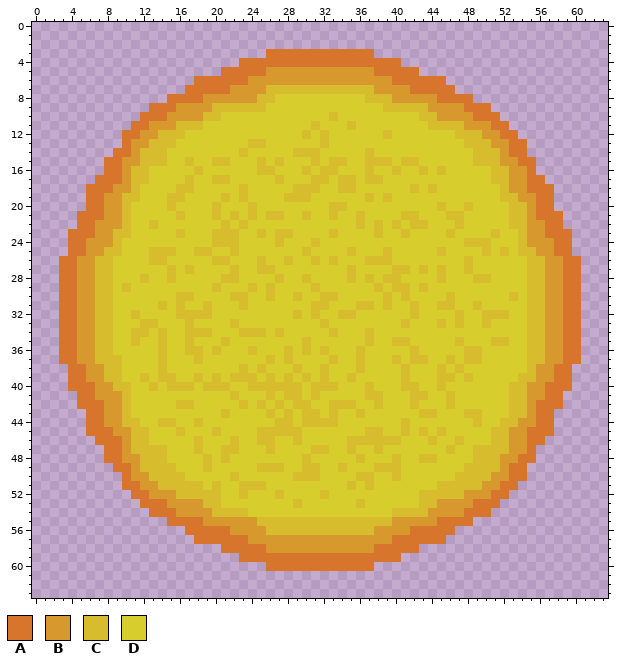
Pixel-art file: Sprite Source Files/Objects/dietrich_sun.ase. Above: the version before the commit.
64x64 pixels, 1 frame. Colours within 5 levels of each other are drawn and written as one.
Palette (. is transparent): A #d7752d  B #d7992d  C #d7bc2d  D #d7ce2d
Pixels before (only the part around the change), first column x 0:
 0 ................................................................
 1 ................................................................
 2 ................................................................
 3 ..........................AAAAAAAAAAAA..........................
 4 .......................AAAAAAAAAAAAAAAAAA.......................
 5 .....................AAAAABBBBBBBBBBBBAAAAA.....................
 6 ..................AAAAAABBBBBBBBBBBBBBBBAAAAAA..................
 7 .................AAAAABBBBCCCCCCCCCCCCBBBBAAAAA.................
 8 ...............AAAABBBBBBCCDDDDDDDDDDCCCBBBBBAAAA...............
 9 .............AAABBBBCCCCCCDDDDDDDDDDDDDCCCCCBBBBAAA.............
10 ............AAABBBBCCDDDDDDDDDDDDCDDDDDDDDDCCBBBBAAA............
11 ...........AABBBCCCDDDDDDDDDDDDCDDDCDDDDDDDDCCCCBBBAA...........
12 ..........AABBCCCDDDDDDDDDDDDDCDCDDDDDDCDDDDDDDCCCBBAA..........
13 ..........ABBCCCDDDDDDDDCCDDDDDDCDDDDDDDDDDDDDDDCCCBBAA.........
14 .........AABCCCDDDDDDDDCDDDDDCCCDDDDDCDDDDDDDDDDDCCCBAA.........
15 ........AABBCCCDDCDDCCDDDCDCDDDCDCCDDCCCDCCDDDDDDCCCBBAA........
16 ........AABCCDDDDDCDDDDDDCCDDDCDCCDDDCDDCDDCDCDDDDDCCBBA........
17 .......AAABCCDDDDCDDCCDDDDDCDDDCCDCCDCCDDDDDDDDDDDDCCBBAA.......
18 ......AAABBCDDDDCCDDDDDCDDDDDCCCDDCCDDDDDDCDCDDDDDDDCBBAAA......
19 ......AABBCCDDDCCDDDDCDCDDDDCCCDDDDDDCDCDDDDDDDDDDDDCCBBAA......
20 ......AABBCDDDDCDDDDCDDDCDDDDDDDDCCDDDDDDDDDDCDDCDDDDCCBAA......
21 .....AAABBCDDDDDCDDDCDCDCDCCDDCDDCDDCDDDDCCDDDCCDDDDDCCBAAA.....
22 .....AABBBCDDCDDDDDDDCDCDDDDDDDDDDDDCDCDCDCCDDDCDDDDDCCBBAA.....
23 ....AAABBCCDDDDDCDDDCCCDDCDCCDDDDCDDDDCDDCDDDDCDDDDCDDCBBAAA....
24 ....AABBBCDDDDDDDDDDCCCDDDDCDDDCDDDDDDDDDDDDDDDDCCCDDDCBBBAA....
25 ....AABBCCDDDCCCDDCCDDCDDDDDDDCDDDDCDDDCDDDDDCDDDDCDCDCCBBAA....
26 ...AABBCCDDDDCCDDDDDCCDDDCDDCDDCDCDDDCCCDDDDDDDDCDDDDDDCCBBAA...
27 ...AABBCCDDDDDDCDCDDDDCDDCCDDDDDDDDCDDDDCCDCDCDDCDDDDDDCCBBAA...
28 ...AABBCCDDDCDDCDDDDDCCDDDDCDDCDDDDCDCDCCDDDDCDDDCCDDDDCCBBAA...
29 ...AABBCCDCDDDDDDDDDCDDDCDCDDDDCDDDDDDCDCCDCDDDDDDDDDDDCCBBAA...
30 ...AABBCCDDDDDDDCCDDDDCCDDCDDCDDCCDDDDDCDCDDDDCDDDDDDCDCCBBAA...
31 ...AABBCCDDDDDCDCDDCDDDCDDDDDDDCCDDDCCDCDDCDDCCDDCDDDDDCCBBAA...
32 ...AABBCCDDCDDDDCCCCDDDDDDDDDCDCDDCCDDDDDDCDDDDCDDCCCDDCCBBAA...
33 ...AABBCCDDDCCDDDCDDDDCDDDDDDDDDCDDDDDDDDCDDDCDCDDCDDDDCCBBAA...
34 ...AABBCCDDCCDCDDCCCDDDCCCDCDDDDDCDDDCDDDDDDDDDDDDDDDDDCCBBAA...
35 ...AABBCCDDCDDCDDCDDDCDDDDDDDDCDDDDDDCDDCCDDDDDCDDDCCDDCCBBAA...
36 ...AABBCCDDDDDCDDCCDCDDDCDDDCDCDCDDDCDDDDDCDDDDDCCDDDDDCCBBAA...
37 ...AABBCCCDDDDCDDDCDDDDDDDCDCDDDDCDDCDDDCDCCDDCDCCDDDDDCCBBAA...
38 ....AABBCCDDDDCDDDDDDDDCDCDDDCDDCDDDCDDDDCDDDCDCDDDDDDDCBBAA....
39 ....AABBCCDDCDCCDDCDCDCCCDCDCDCDCDDCDDDDDCDDDCCDCDDDDDCCBBAA....
40 ....AAABBCCDDCDCCCDCCCDDCCCCCCDCCCDDDCDDDCCDDCDDDDDDDCCBBAAA....
41 .....AABBBCDDDDDDDDDDDCDDDCDCCDCDDDDDCCDDDCCDDCDDDDDDCCBBAA.....
42 .....AAABBCDDDDDCCDDDDDCDCDCDCCDDCCCDDCDDDCDDDCDDDDDDCCBAAA.....
43 ......AABBCDDDDDDDDDDCDDDDCDCDCCDCDDCDDDDDDCCDDDCCDDDCCBAA......
44 ......AABBCCDDCCDDCDDDDDDDDCCDCCCCDDDDDDDCDDDDDDDCDDCCBBAA......
45 ......AAABBCCDDDCDDDCDDDDCCCCCDDDDDDDCCDDCDCDCDDDDDCCBBAAA......
46 .......AAABCCDDDDDCDDDCDDCCDDCDDDDDCCCCCCDDDCDDCDDDCCBBAA.......
47 ........AABCCCCDDDCDDCCDDDCDDDDCCDDCDDCDDDDDDDCDDCCCCBBA........
48 ........AABBCCCDDDDCDCDDDDDDDDCDDDDDCDDDCDDCCDDDDCCCBBAA........
49 .........AABCCCCDDDCDDDDDCCCDDCCDDCDDDCCCDDDDDDDCCCCBAA.........
50 ..........ABBCCCCDDDDDCDDDDDDCCCDDDDCCDDCDDDDDDCCCCBBAA.........
51 ..........AABBCCCCCDCDDCCCDDDDDDDDDCDCDDDDDDDCCCCCBBAA..........
52 ...........AABBBCCCCCDDCDDDCDDDDCDDDDDDDDDDCCCCCBBBAA...........
53 ............AAABBBBCCDDDDDDDDCDDDDDDCDDDDDDCCBBBBAAA............
54 .............AAABBBBCCCCDDDDDDDDDDDDDDDDCCCCBBBBAAA.............
55 ...............AAAABBBBBBCCCCCCCCCCCCCCCBBBBBAAAA...............
56 .................AAAAABBBBCCCCCCCCCCCCBBBBAAAAA.................
57 ..................AAAAAABBBBBBBBBBBBBBBBAAAAAA..................
58 .....................AAAAABBBBBBBBBBBBAAAAA.....................
59 .......................AAAAAAAAAAAAAAAAAA.......................
60 ..........................AAAAAAAAAAAA..........................
61 ................................................................
62 ................................................................
63 ................................................................
After the commit:
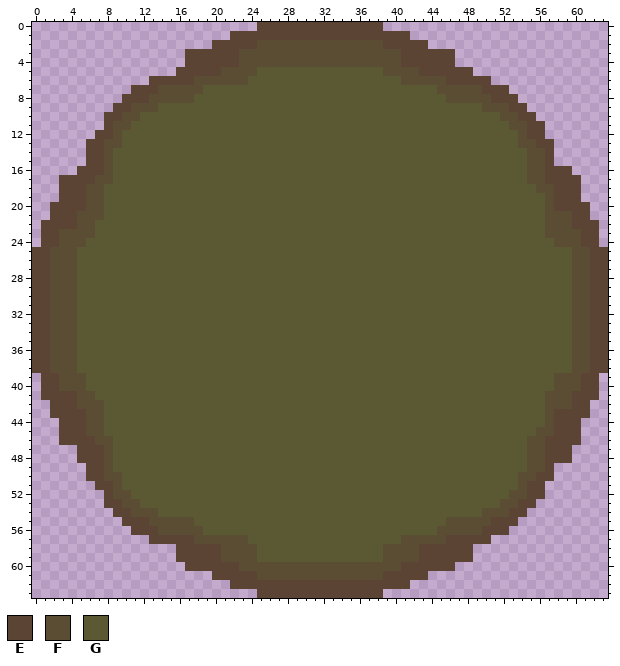
Colours new in this view: E #5b4433  F #5b4d33  G #5b5933
The exact change:
Changed rows in their new state; - is an unchanged pixel.
first column x 0:
 0 -------------------------EEEEEEEEEEEEEE-------------------------
 1 ----------------------EEEEEEEEEEEEEEEEEEEE----------------------
 2 --------------------EEEEEFFFFFFFFFFFFFFEEEEE--------------------
 3 -----------------EEEEEEFFFFFFFFFFFFFFFFFFEEEEEE-----------------
 4 -----------------EEEEEEFFFFFFFFFFFFFFFFFFEEEEEE-----------------
 5 ----------------EEEEEFFFFGGGGGGGGGGGGGGFFFFEEEEEE---------------
 6 -------------EEEEEFFFFFFGGGGGGGGGGGGGGGGGFFFFFEEEEE-------------
 7 -----------EEEFFFFFGGGGGGGGGGGGGGGGGGGGGGGGGGFFFFFEEE-----------
 8 ----------EEEFFFFFGGGGGGGGGGGGGGGGGGGGGGGGGGGGFFFFFEEE----------
 9 ---------EEFFFGGGGGGGGGGGGGGGGGGGGGGGGGGGGGGGGGGGGFFFEE---------
10 --------EEFFGGGGGGGGGGGGGGGGGGGGGGGGGGGGGGGGGGGGGGGGFFEE--------
11 --------EFFGGGGGGGGGGGGGGGGGGGGGGGGGGGGGGGGGGGGGGGGGGFFEE-------
12 -------EEFGGGGGGGGGGGGGGGGGGGGGGGGGGGGGGGGGGGGGGGGGGGGFEE-------
13 ------EEFFGGGGGGGGGGGGGGGGGGGGGGGGGGGGGGGGGGGGGGGGGGGGFFEE------
14 ------EEFGGGGGGGGGGGGGGGGGGGGGGGGGGGGGGGGGGGGGGGGGGGGGGFFE------
15 ------EEFGGGGGGGGGGGGGGGGGGGGGGGGGGGGGGGGGGGGGGGGGGGGGGFFE------
16 -----EEEFGGGGGGGGGGGGGGGGGGGGGGGGGGGGGGGGGGGGGGGGGGGGGGFFEEE----
17 ---EEEEFFGGGGGGGGGGGGGGGGGGGGGGGGGGGGGGGGGGGGGGGGGGGGGGFFEEEE---
18 ---EEEFFGGGGGGGGGGGGGGGGGGGGGGGGGGGGGGGGGGGGGGGGGGGGGGGGFFEEE---
19 ---EEEFFGGGGGGGGGGGGGGGGGGGGGGGGGGGGGGGGGGGGGGGGGGGGGGGGGFEEE---
20 --EEEEFFGGGGGGGGGGGGGGGGGGGGGGGGGGGGGGGGGGGGGGGGGGGGGGGGGFEEEE--
21 --EEEFFFGGGGGGGGGGGGGGGGGGGGGGGGGGGGGGGGGGGGGGGGGGGGGGGGGFFFEE--
22 -EEEEFFGGGGGGGGGGGGGGGGGGGGGGGGGGGGGGGGGGGGGGGGGGGGGGGGGGFFFEEE-
23 -EEFFFFGGGGGGGGGGGGGGGGGGGGGGGGGGGGGGGGGGGGGGGGGGGGGGGGGGFFFFEE-
24 -EEFFFGGGGGGGGGGGGGGGGGGGGGGGGGGGGGGGGGGGGGGGGGGGGGGGGGGGGFFFEE-
25 EEFFFGGGGGGGGGGGGGGGGGGGGGGGGGGGGGGGGGGGGGGGGGGGGGGGGGGGGGGGFFEE
26 EEFFFGGGGGGGGGGGGGGGGGGGGGGGGGGGGGGGGGGGGGGGGGGGGGGGGGGGGGGGFFEE
27 EEFFFGGGGGGGGGGGGGGGGGGGGGGGGGGGGGGGGGGGGGGGGGGGGGGGGGGGGGGGFFEE
28 EEFFFGGGGGGGGGGGGGGGGGGGGGGGGGGGGGGGGGGGGGGGGGGGGGGGGGGGGGGGFFEE
29 EEFFFGGGGGGGGGGGGGGGGGGGGGGGGGGGGGGGGGGGGGGGGGGGGGGGGGGGGGGGFFEE
30 EEFFFGGGGGGGGGGGGGGGGGGGGGGGGGGGGGGGGGGGGGGGGGGGGGGGGGGGGGGGFFEE
31 EEFFFGGGGGGGGGGGGGGGGGGGGGGGGGGGGGGGGGGGGGGGGGGGGGGGGGGGGGGGFFEE
32 EEFFFGGGGGGGGGGGGGGGGGGGGGGGGGGGGGGGGGGGGGGGGGGGGGGGGGGGGGGGFFEE
33 EEFFFGGGGGGGGGGGGGGGGGGGGGGGGGGGGGGGGGGGGGGGGGGGGGGGGGGGGGGGFFEE
34 EEFFFGGGGGGGGGGGGGGGGGGGGGGGGGGGGGGGGGGGGGGGGGGGGGGGGGGGGGGGFFEE
35 EEFFFGGGGGGGGGGGGGGGGGGGGGGGGGGGGGGGGGGGGGGGGGGGGGGGGGGGGGGGFFEE
36 EEFFFGGGGGGGGGGGGGGGGGGGGGGGGGGGGGGGGGGGGGGGGGGGGGGGGGGGGGGGFFEE
37 EEFFFGGGGGGGGGGGGGGGGGGGGGGGGGGGGGGGGGGGGGGGGGGGGGGGGGGGGGGGFFEE
38 EEFFFGGGGGGGGGGGGGGGGGGGGGGGGGGGGGGGGGGGGGGGGGGGGGGGGGGGGGGGFFEE
39 -EEFFFGGGGGGGGGGGGGGGGGGGGGGGGGGGGGGGGGGGGGGGGGGGGGGGGGGGGFFFEE-
40 -EEFFFGGGGGGGGGGGGGGGGGGGGGGGGGGGGGGGGGGGGGGGGGGGGGGGGGGGGFFFEE-
41 -EEEEFFGGGGGGGGGGGGGGGGGGGGGGGGGGGGGGGGGGGGGGGGGGGGGGGGGGFFFEEE-
42 --EEEFFFGGGGGGGGGGGGGGGGGGGGGGGGGGGGGGGGGGGGGGGGGGGGGGGGGFFFEE--
43 --EEEEFFGGGGGGGGGGGGGGGGGGGGGGGGGGGGGGGGGGGGGGGGGGGGGGGGGFEEEE--
44 ---EEEFFGGGGGGGGGGGGGGGGGGGGGGGGGGGGGGGGGGGGGGGGGGGGGGGGGFEEE---
45 ---EEEFFGGGGGGGGGGGGGGGGGGGGGGGGGGGGGGGGGGGGGGGGGGGGGGGGFFEEE---
46 ---EEEEFFGGGGGGGGGGGGGGGGGGGGGGGGGGGGGGGGGGGGGGGGGGGGGGFFEEEE---
47 -----EEEFGGGGGGGGGGGGGGGGGGGGGGGGGGGGGGGGGGGGGGGGGGGGGGFFEEE----
48 -----EEEFGGGGGGGGGGGGGGGGGGGGGGGGGGGGGGGGGGGGGGGGGGGGGGFFEEE----
49 ------EEFGGGGGGGGGGGGGGGGGGGGGGGGGGGGGGGGGGGGGGGGGGGGGGFFE------
50 ------EEFFGGGGGGGGGGGGGGGGGGGGGGGGGGGGGGGGGGGGGGGGGGGGFFEE------
51 -------EEFGGGGGGGGGGGGGGGGGGGGGGGGGGGGGGGGGGGGGGGGGGGGFEE-------
52 --------EFFGGGGGGGGGGGGGGGGGGGGGGGGGGGGGGGGGGGGGGGGGGFFEE-------
53 --------EEFFGGGGGGGGGGGGGGGGGGGGGGGGGGGGGGGGGGGGGGGGFFEE--------
54 ---------EEFFFGGGGGGGGGGGGGGGGGGGGGGGGGGGGGGGGGGGGFFFEE---------
55 ----------EEEFFFFFGGGGGGGGGGGGGGGGGGGGGGGGGGGGFFFFFEEE----------
56 -----------EEEFFFFFGGGGGGGGGGGGGGGGGGGGGGGGGGFFFFFEEE-----------
57 -------------EEEEEFFFFFFGGGGGGGGGGGGGGGGGFFFFFEEEEE-------------
58 ----------------EEEEEFFFFGGGGGGGGGGGGGGFFFFEEEEEE---------------
59 ----------------EEEEEFFFFGGGGGGGGGGGGGGFFFFEEEEEE---------------
60 -----------------EEEEEEFFFFFFFFFFFFFFFFFFEEEEEE-----------------
61 --------------------EEEEEFFFFFFFFFFFFFFEEEEE--------------------
62 ----------------------EEEEEEEEEEEEEEEEEEEE----------------------
63 -------------------------EEEEEEEEEEEEEE-------------------------
